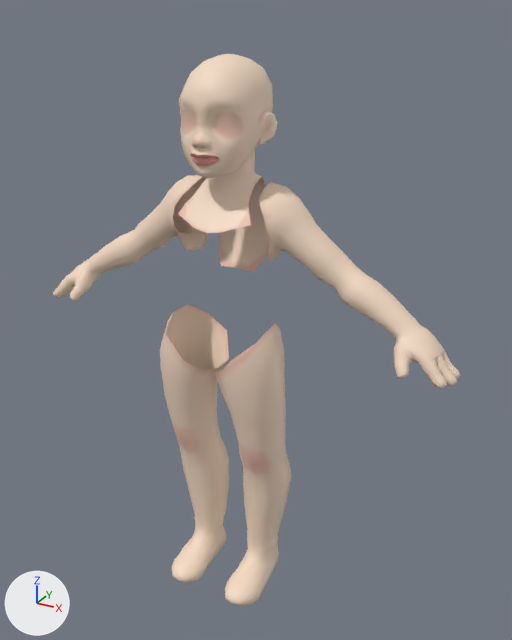
An edit to the FBX model Assets/Models/SK_Character.fbx, drawn before and after from the same camera.
One viewpoint serves both versions: a camera (50 mm lens) standing at (0.731, -1.188, 1.291) and looking at (0.049, 0.051, 0.671). Every picture has the same lights, and +X, +Y and +Z are marked at lower left. The picture after the commit comes second. Where no turn or scale is listed for an object, it has been applied to the vertices.

In view in the first picture: 'SK_body'.
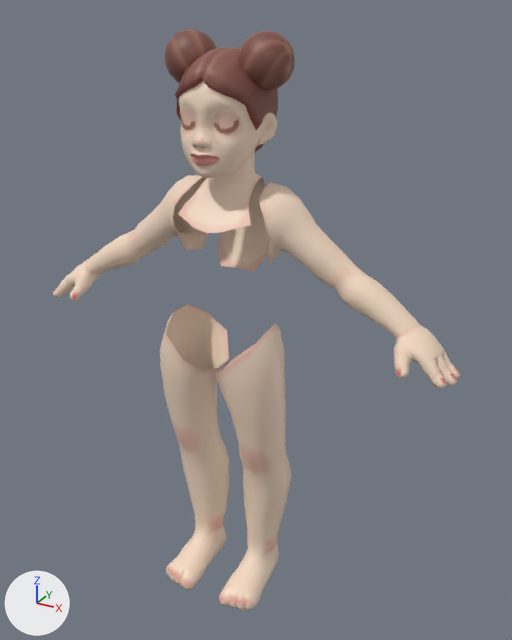
Commit message: Update: Character

Changed parts and their boxes (x1, y1, x2, y2) in the pictures (512 x 640 px):
'SK_body', reshaped: before (53, 54, 460, 607); after (53, 29, 460, 611)
part 1 of me_mesh, added (brown): after (175, 47, 278, 152)
part 2 of me_mesh, added (brown): after (165, 29, 216, 83)
part 3 of me_mesh, added (brown): after (238, 30, 295, 91)
part 4 of me_mesh, added: after (181, 118, 195, 130)
part 5 of me_mesh, added: after (214, 119, 239, 133)
part 6 of me_mesh, built on: before (171, 557, 263, 607); after (166, 557, 263, 611)
part 7 of me_mesh, reshaped: (395, 366, 456, 382) in both
part 8 of me_mesh, surface changed: (70, 210, 460, 555) in both

Patch to the scene script:
```diff
--- a/Assets/Models/SK_Character.fbx.py
+++ b/Assets/Models/SK_Character.fbx.py
@@ me_mesh @@
 # used by ob_sk_body; location = (0.0, 0.0, 0.0)
-me_mesh.from_pydata(...)  # 2050 vertices, 2010 faces; spans x -0.494..0.494, y -0.118..0.113, z -0.001..1.214
+me_mesh.from_pydata(...)  # 2680 vertices, 2684 faces; spans x -0.494..0.494, y -0.122..0.124, z -0.004..1.255
+# me_mesh part 1: a new loose piece of 260 vertices spanning x -0.092..0.092, y -0.071..0.124, z 1.023..1.225, in mat_material1 (picture img_t_lut_png)
+# me_mesh part 2: a new loose piece of 128 vertices spanning x -0.134..-0.029, y -0.02..0.084, z 1.151..1.255, in mat_material1 (picture img_t_lut_png)
+# me_mesh part 3: a new loose piece of 128 vertices spanning x 0.029..0.134, y -0.02..0.084, z 1.151..1.255, in mat_material1 (picture img_t_lut_png)
+# me_mesh part 4: a new loose piece of 18 vertices spanning x -0.064..-0.021, y -0.056..-0.039, z 1.082..1.107, in mat_material1 (picture img_t_lut_png)
+# me_mesh part 5: a new loose piece of 18 vertices spanning x 0.021..0.064, y -0.056..-0.039, z 1.082..1.107, in mat_material1 (picture img_t_lut_png)
+# me_mesh part 6
+# 24 vertices are removed from x -0.109..0.109, y -0.118..-0.081, z 0.001..0.044
+# 40 faces are deleted
+# 22 vertices move from x -0.12..0.12, y -0.112..-0.063, z 0.0..0.037 to x -0.124..0.124, y -0.11..-0.063, z -0.003..0.037
+# 126 vertices are added at x -0.115..0.115, y -0.122..-0.081, z -0.004..0.044
+# 154 new faces join them
+# me_mesh part 7
+# 8 faces are deleted
+# 16 new faces join them
+# me_mesh part 8: 420 kept faces spanning x -0.494..0.494, y -0.11..0.097, z 0.009..1.002 get new texture (UV) coordinates
+# other edits to the shape of me_mesh do not show in these pictures
 me_mesh.materials.append(mat_material1)
```
